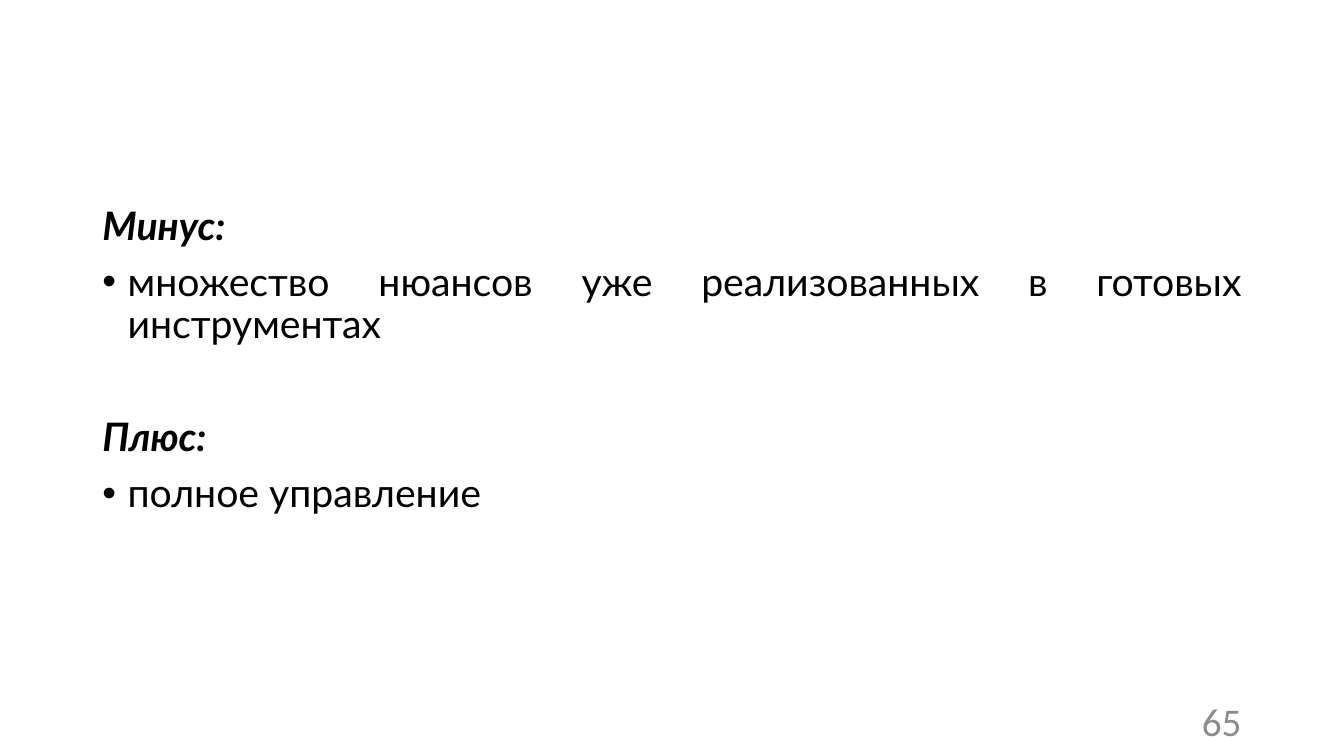
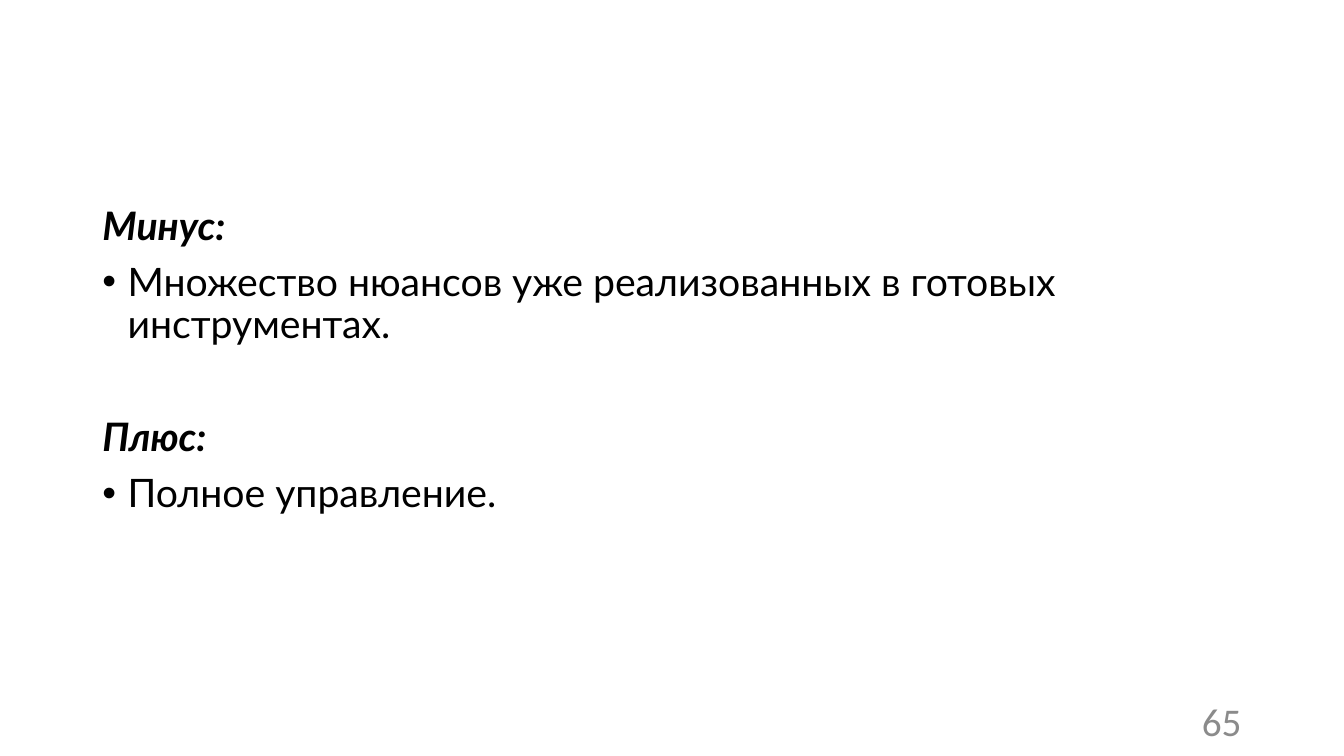
Before and after one commit to Sa1Gur/DbTest.Containers, a slide deck: slide 65 of DbaseTesting.pptx. Drawn at 1344x756 pixels with LibreOffice and Linux fonts; fonts in the diff are those of the drawing; background and template pictures are left out. Boxes give left, top, right and bottom in pixels: in the first picture for what was removed or moved away, otherwise in the second. Text is boxed around its words. In the diff, an @@ line names an element or a change of style, - is before the commit and + after.

```diff
--- a/DbaseTesting.pptx
+++ b/DbaseTesting.pptx
@@ text at [128, 268, 1056, 345]: text changed @@
-• множество нюансов уже реализованных в готовых инструментах
+• Множество нюансов уже реализованных в готовых инструментах.
@@ text at [128, 479, 496, 514]: text changed @@
-• полное управление
+• Полное управление.
```
Also in this commit, not shown: 15 other slides changed, 1 other file.
